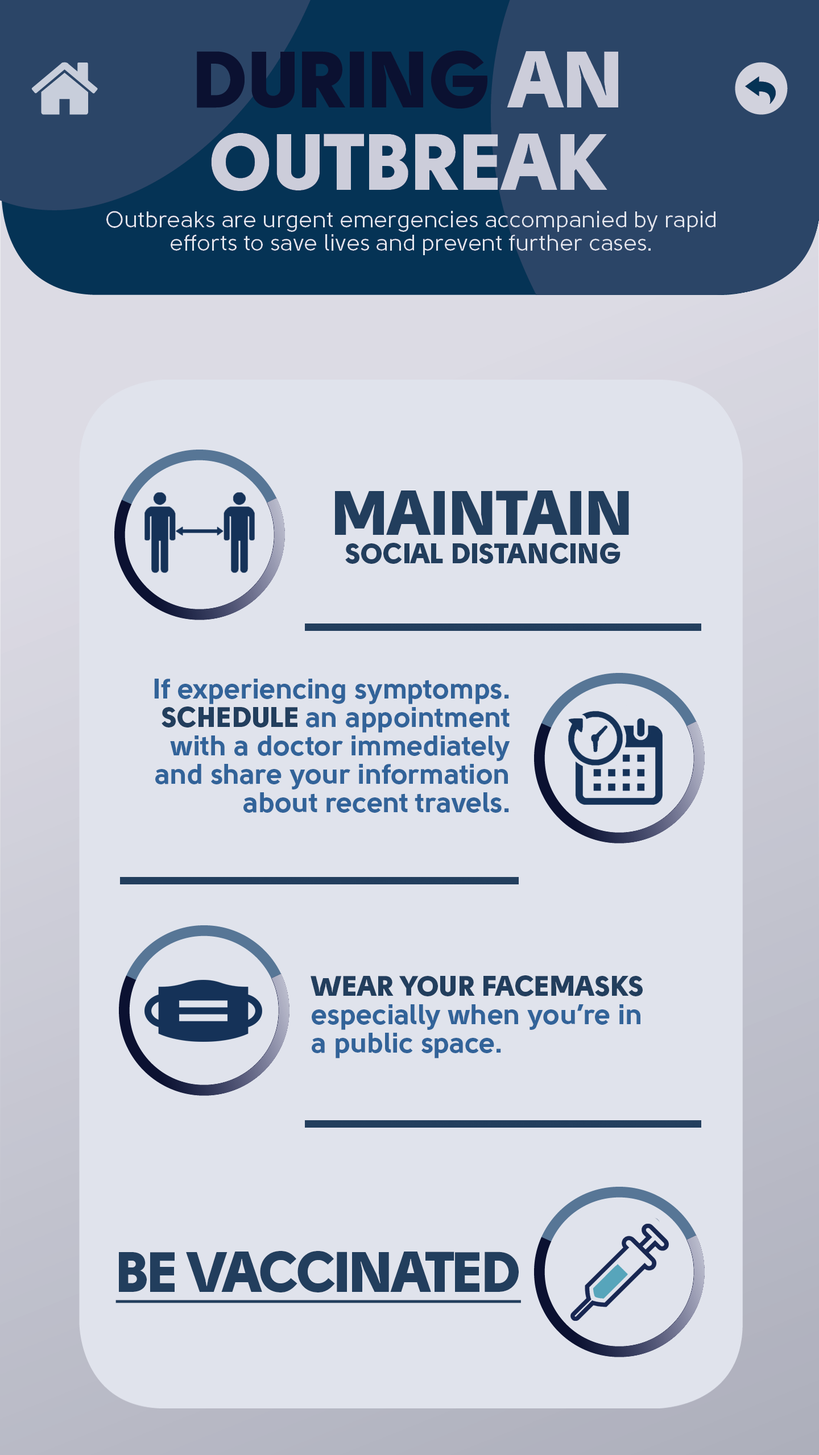
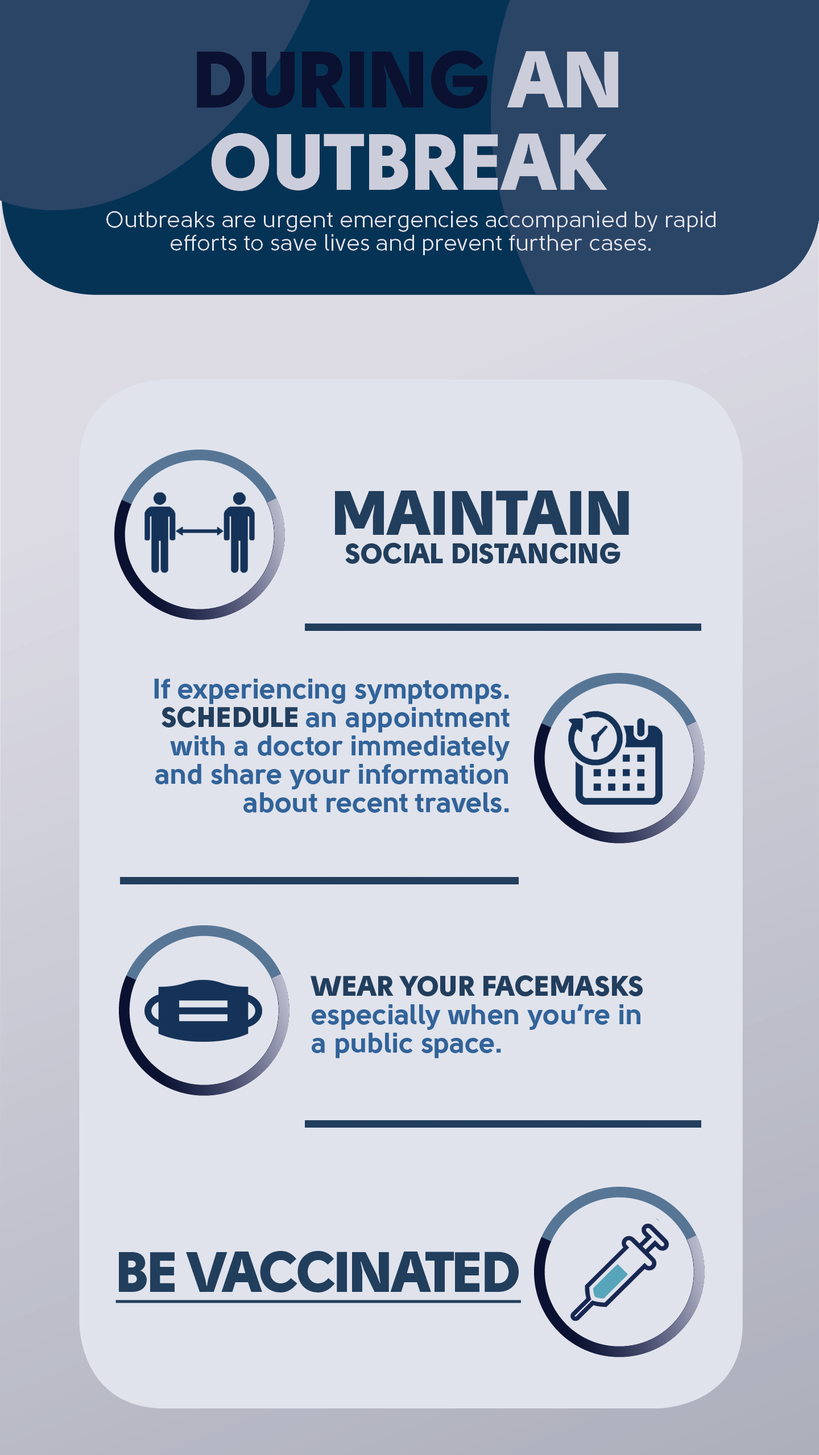
Layer changes from the first 819x1455 image to the second:
hid "home" over [31, 61, 98, 115]
hid "back" over [734, 61, 788, 115]
